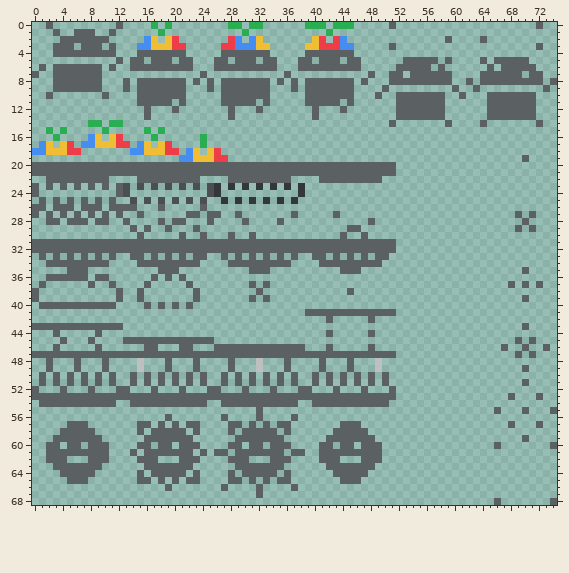
Sprite sheet, stored at Practice/Whirlybird/res/graphics/spritesheet.png. Above, as it was before the edit.
The file is 225x207 pixels, drawn in blocks of 3x3; one block is one cell here.
Now the later version:
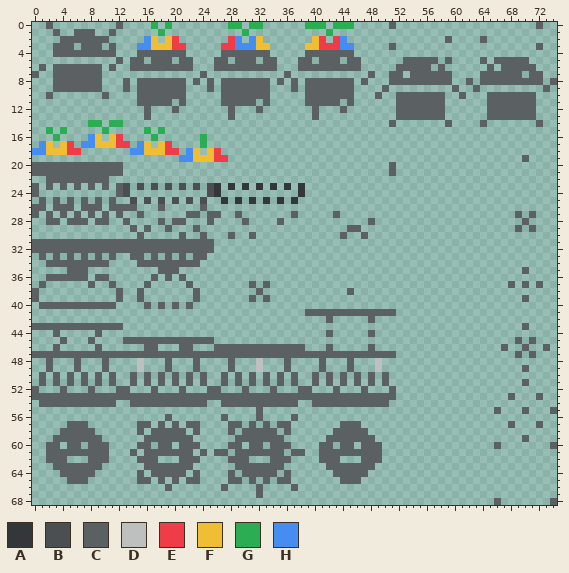
Palette (. is transparent): A #343739  B #4b4f52  C #5b6063  D #bebfbf  E #ee3d49  F #efbe34  G #2aad53  H #458df1
The exact change:
y 20..21: x 13..50 CCCCCCCCCCCCCCCCCCCCCCCCCCCCCCCCCCCCCC -> ......................................
y 22: x 15..23 CCCCCCCCC -> .........; x 28..36 CCCCCCCCC -> .........; x 41..49 CCCCCCCCC -> .........
y 31..32: x 26..51 CCCCCCCCCCCCCCCCCCCCCCCCCC -> ..........................
y 33: x 27 C -> .; x 29 C -> .; x 31 C -> .; x 33 C -> .; x 35 C -> .; x 37 C -> .; x 40..41 CC -> ..; x 43 C -> .; x 45 C -> .; x 47 C -> .; x 49..50 CC -> ..
y 34: x 28..36 CCCCCCCCC -> .........; x 41..49 CCCCCCCCC -> .........
y 35: x 31..33 CCC -> ...; x 44..46 CCC -> ...
Pixel boxes of the changes (left, top, right, bottom) in both pictures:
erased: (123, 162, 389, 183)
erased: (214, 239, 396, 274)
